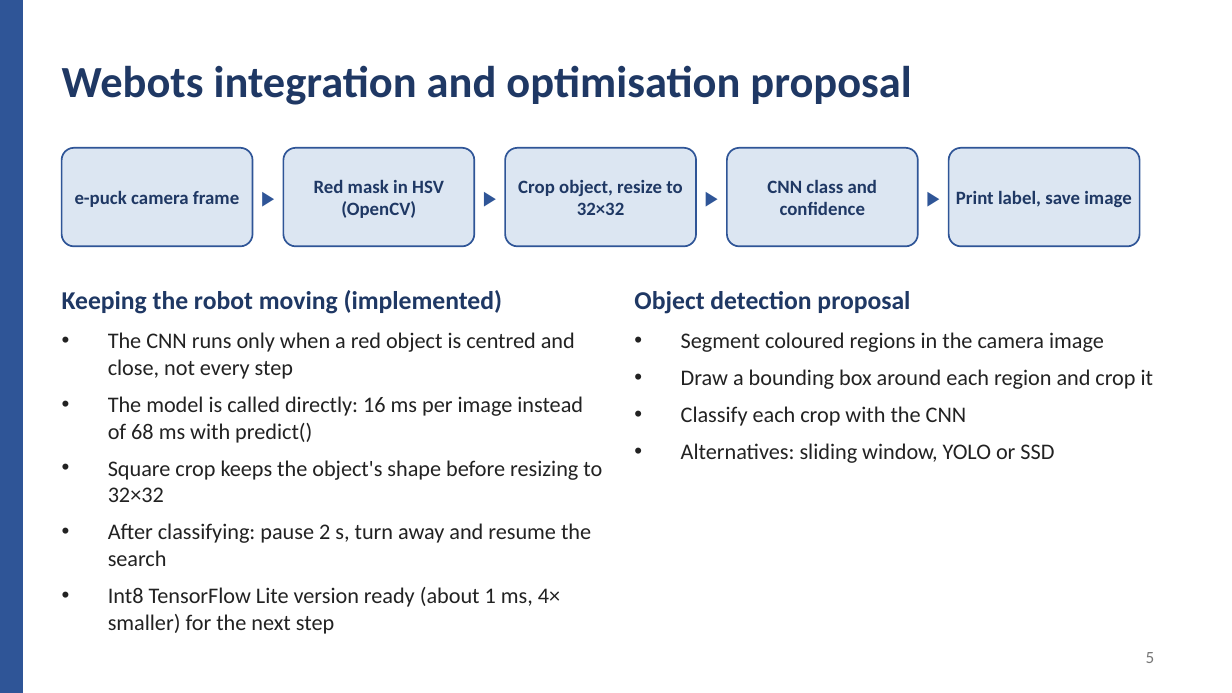
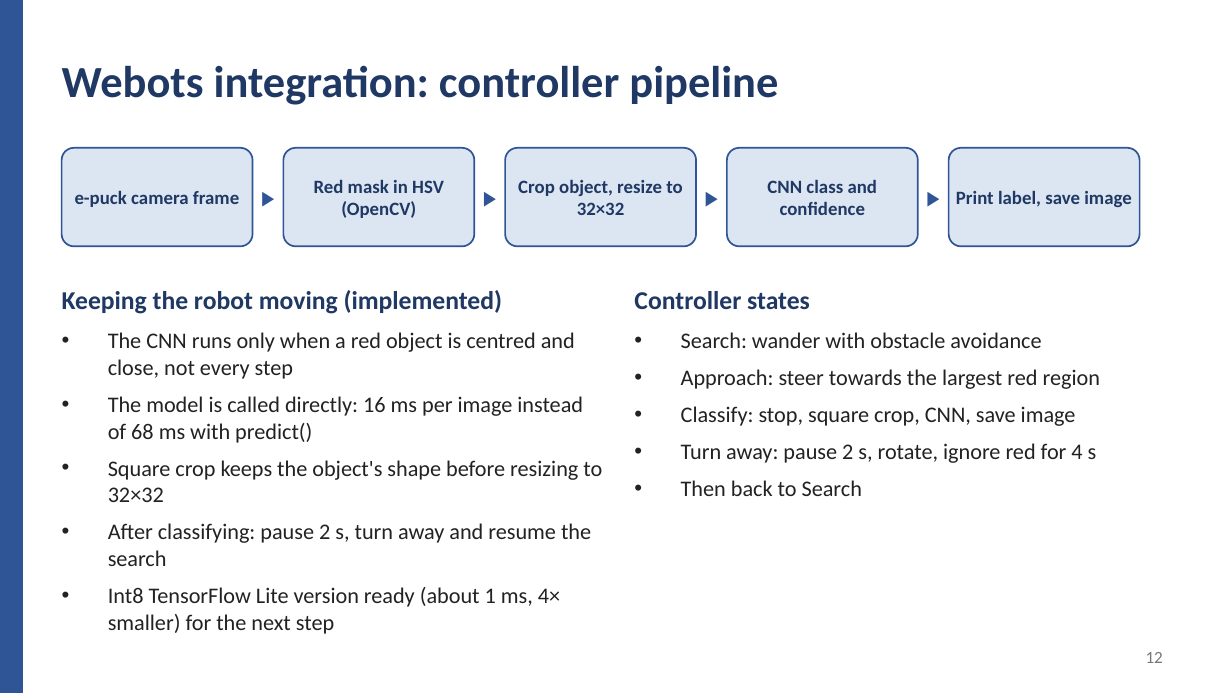
Before and after one commit to sinegan-ux/epuck-cnn-part2, a slide deck: slide 12 of presentation/Project_Part2_Presentation.pptx (slide 5 before the commit). Drawn at 1232x693 pixels with LibreOffice and Linux fonts; fonts in the diff are those of the drawing. Boxes give left, top, right and bottom in pixels: in the first picture for what was removed or moved away, otherwise in the second. Text is boxed around its words. In the diff, an @@ line names an element or a change of style, - is before the commit and + after.

```diff
--- a/presentation/Project_Part2_Presentation.pptx
+++ b/presentation/Project_Part2_Presentation.pptx
@@ text at [62, 65, 778, 105]: text changed @@
-Webots integration and optimisation proposal
+Webots integration: controller pipeline
@@ text at [634, 291, 810, 309]: text changed @@
-Object detection proposal
+Controller states
@@ text at [681, 332, 1100, 496]: text changed @@
-• Segment coloured regions in the camera image
-• Draw a bounding box around each region and crop it
-• Classify each crop with the CNN
-• Alternatives: sliding window, YOLO or SSD
+• Search: wander with obstacle avoidance
+• Approach: steer towards the largest red region
+• Classify: stop, square crop, CNN, save image
+• Turn away: pause 2 s, rotate, ignore red for 4 s
+• Then back to Search
@@ page number at [1146, 652, 1163, 663]: text changed @@
-5
+12
```
Also in this commit, not shown: 2 other slides changed, 6 slides added.
